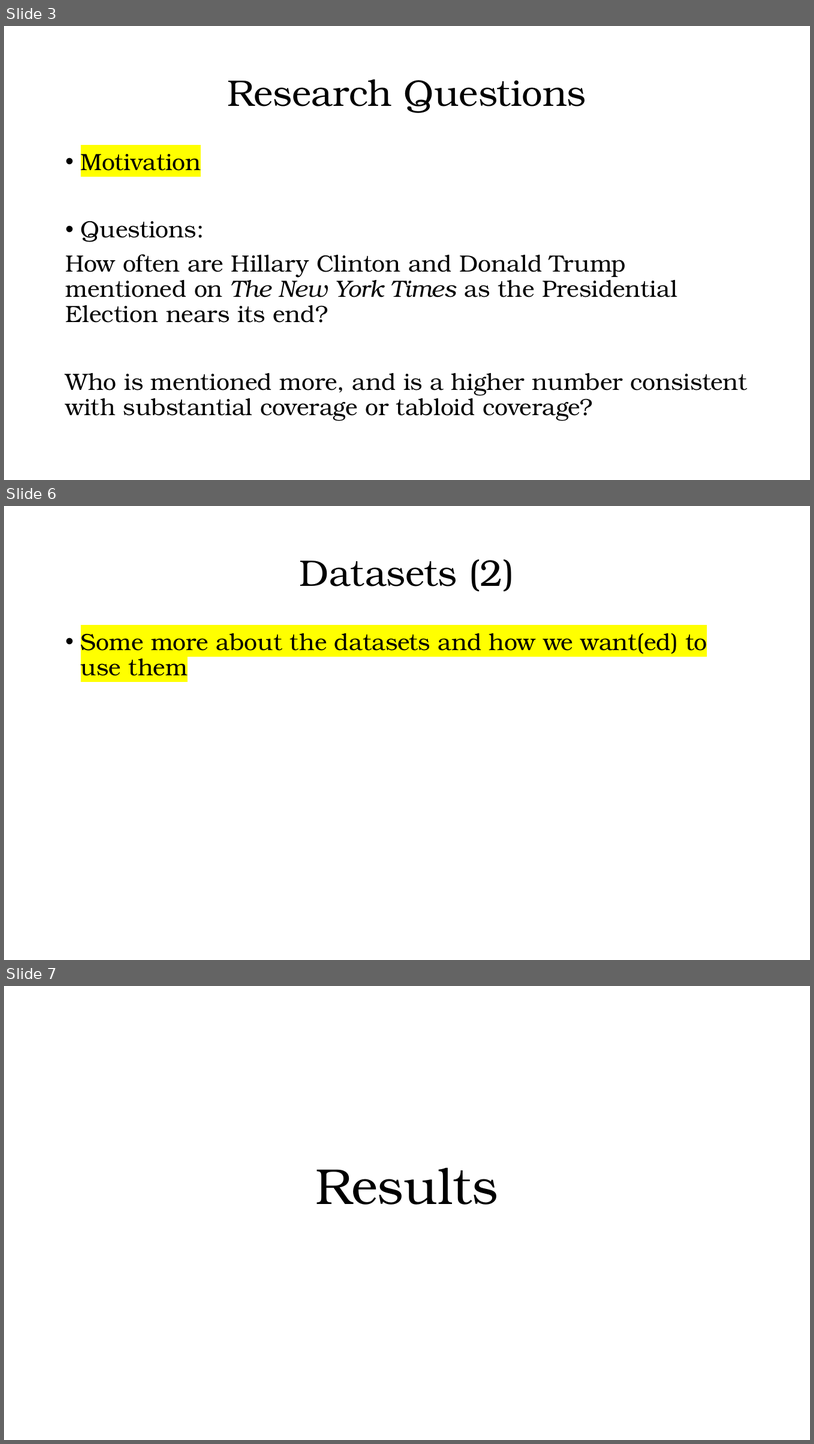
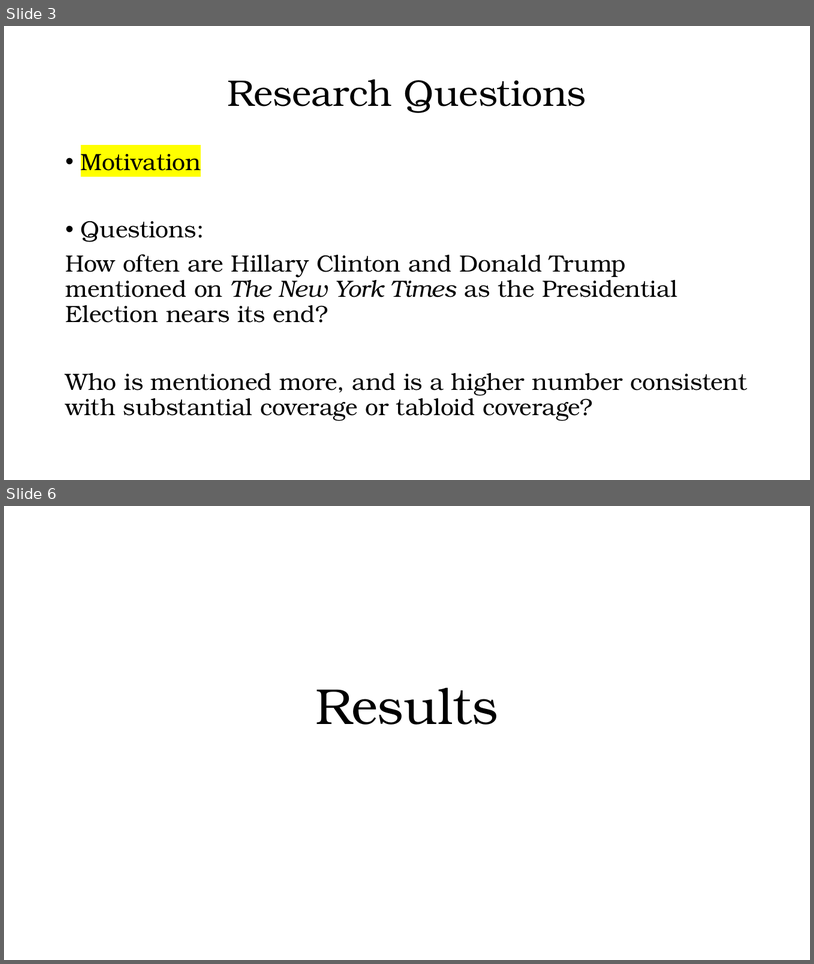
Before and after one commit to dnnocampo/PortfolioOtD, a slide deck: Powerpoint - Frequency Clinton and Trump.pptx. Shown one above the other, each under a label of ours: slides 3, 6 and 7 before the commit, slides 3 and 6 after it; the slides between them are not shown. The pictures are 814x1444 and 814x964 pixels, drawn with LibreOffice and Linux fonts; fonts in the diff are those of the drawing. Boxes give left, top, right and bottom in pixels: in the first picture for what was removed or moved away, otherwise in the second. Text is boxed around its words. In the diff, an @@ line names an element or a change of style, - is before the commit and + after.

```diff
--- a/Powerpoint - Frequency Clinton and Trump.pptx
+++ b/Powerpoint - Frequency Clinton and Trump.pptx
@@ slide 6 removed at box(4, 506, 810, 960), background #FFFFFF @@
@@ title removed at box(300, 559, 514, 592) @@
-Datasets (2)
@@ text removed at box(81, 633, 707, 676) @@
-• Some more about the datasets and how we want(ed) to use them
@@ what was slide 7 is now slide 6 @@
```
Also in this commit, not shown: 4 slides changed, 7 slides added, 3 other slides removed.
